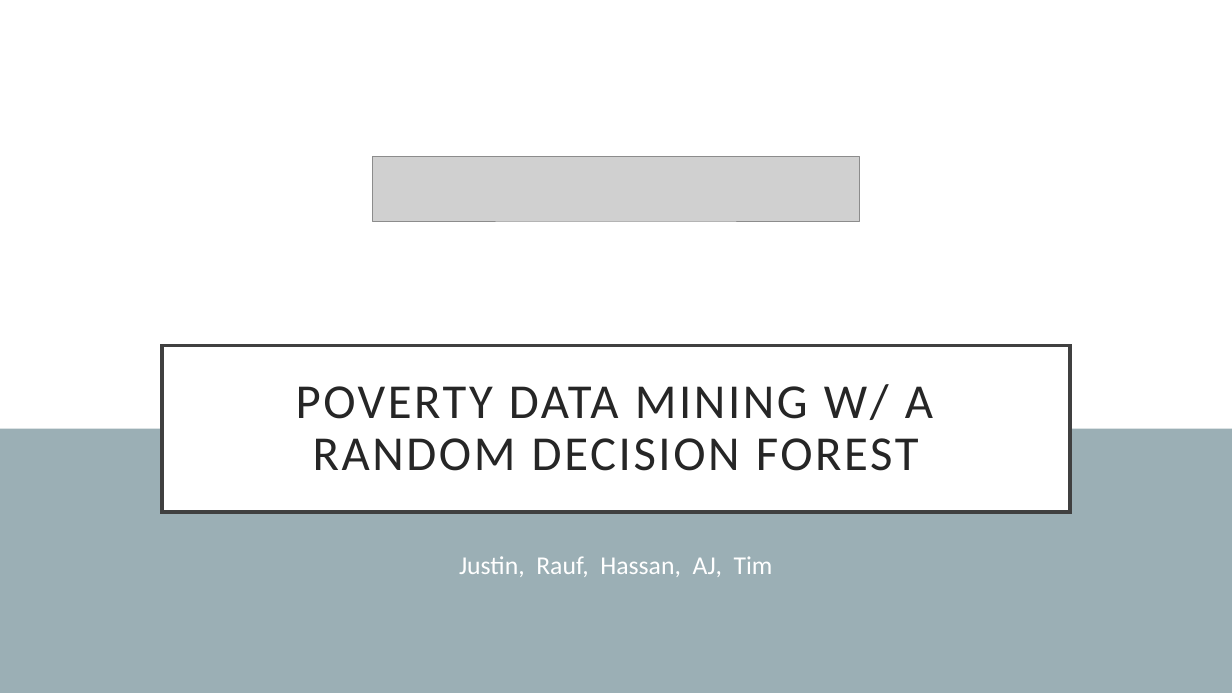
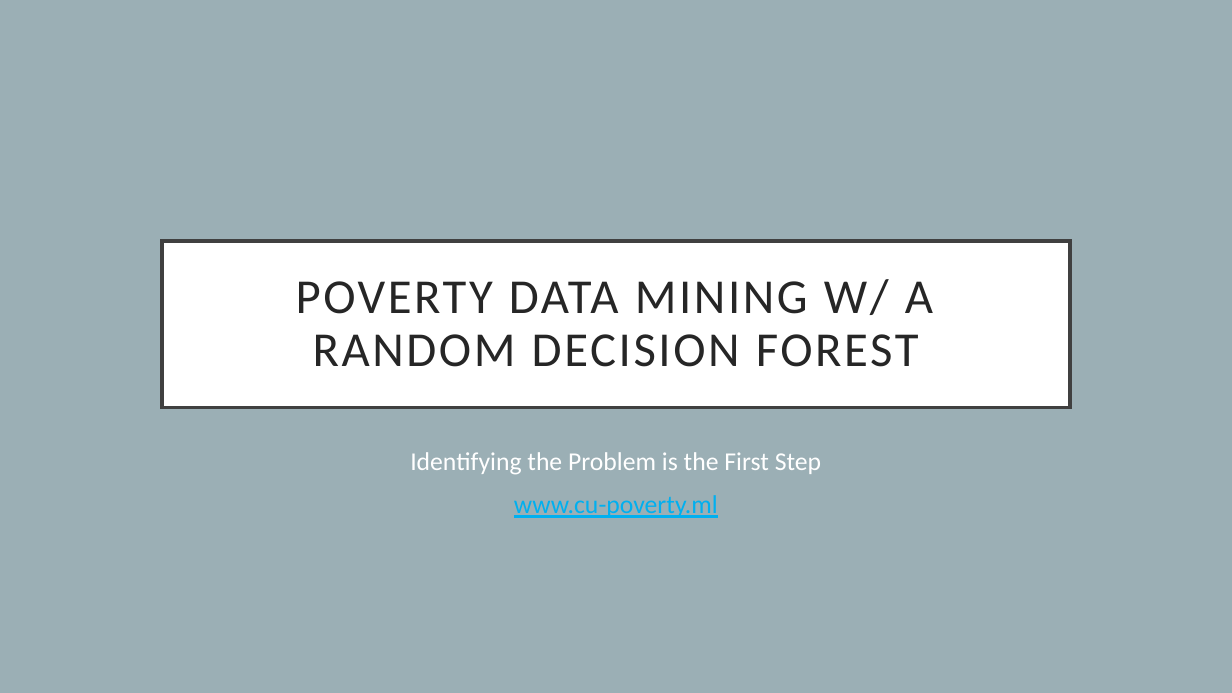
Before and after one commit to timot3/PYGHACK, a slide deck: slide 1 of Presentation.pptx. Drawn at 1232x693 pixels with LibreOffice and Linux fonts; fonts in the diff are those of the drawing; grey boxes stand for pictures. Boxes give left, top, right and bottom in pixels: in the first picture for what was removed or moved away, otherwise in the second. Text is boxed around its words. In the diff, an @@ line names an element or a change of style, - is before the commit and + after.

```diff
--- a/Presentation.pptx
+++ b/Presentation.pptx
@@ background #FFFFFF to #9BAFB5 @@
@@ picture removed at [372,156,860,221] @@
@@ title "POVERTY DATA MINING W/ A ...": place and size @@
-title "POVERTY DATA MINING W/ A ..." at [162,346,1070,512]
+title "POVERTY DATA MINING W/ A ..." at [162,241,1070,408]
@@ rectangle removed at [0,429,1232,693] @@
@@ subtitle at [410,452,821,518]: text changed @@
-Justin, Rauf, Hassan, AJ, Tim
+Identifying the Problem is the First Step
+www.cu-poverty.ml
```
Also in this commit, not shown: 3 other slides changed, 1 slide removed.
